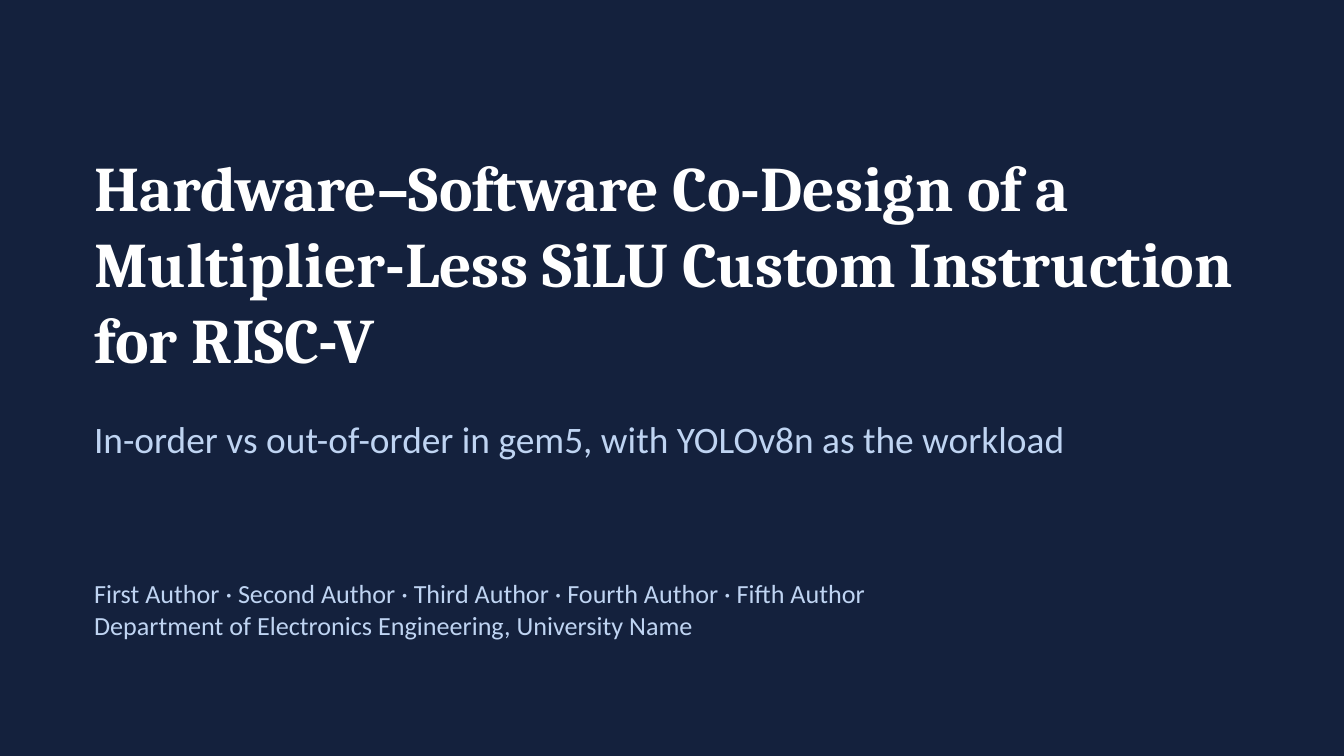
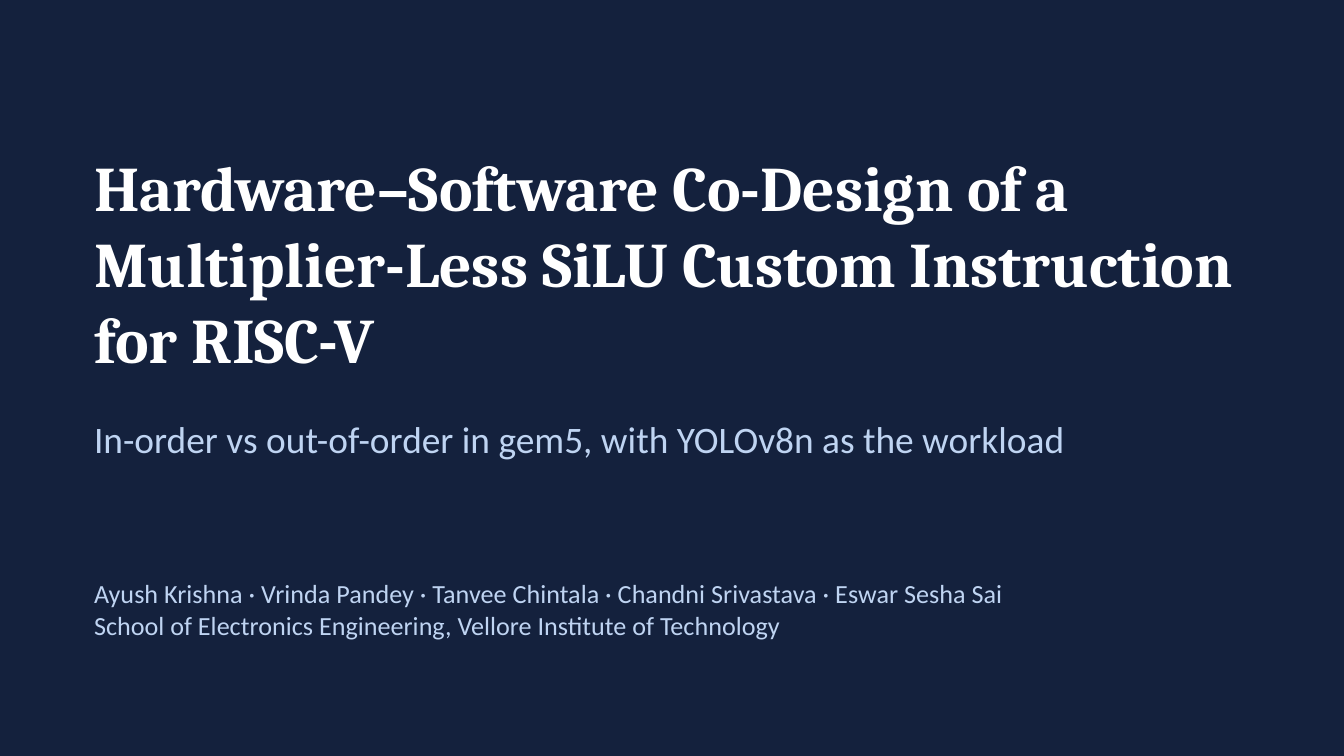
Before and after one commit to normie2099/SiLU-Architecture, a slide deck: slide 1 of results/slides/SiLU_class_presentation.pptx. Drawn at 1344x756 pixels with LibreOffice and Linux fonts; fonts in the diff are those of the drawing. Boxes give left, top, right and bottom in pixels: in the first picture for what was removed or moved away, otherwise in the second. Text is boxed around its words. In the diff, an @@ line names an element or a change of style, - is before the commit and + after.

Commit message:
Update slides

```diff
--- a/results/slides/SiLU_class_presentation.pptx
+++ b/results/slides/SiLU_class_presentation.pptx
@@ text at bbox=[94, 585, 1003, 640]: text changed @@
-First Author · Second Author · Third Author · Fourth Author · Fifth Author
-Department of Electronics Engineering, University Name
+Ayush Krishna · Vrinda Pandey · Tanvee Chintala · Chandni Srivastava · Eswar Sesha Sai
+School of Electronics Engineering, Vellore Institute of Technology
```
Also in this commit, not shown: 1 slide added, 1 other file.
